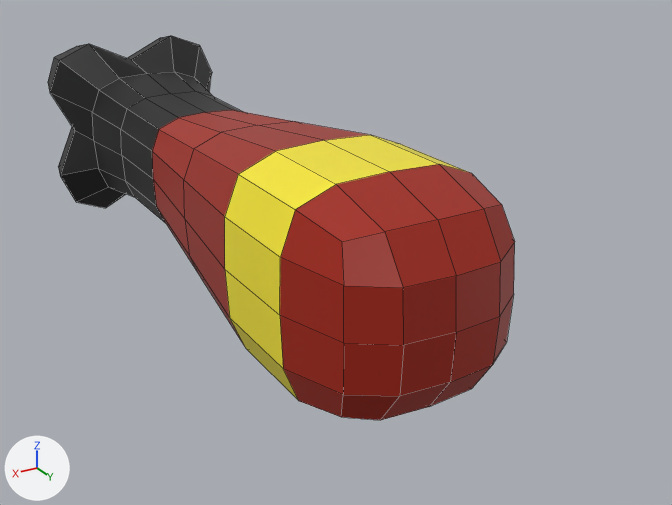
Renders of the FBX model Assets/Models/Rocket.fbx from each side of a commit.
Camera for both pictures: a 50 mm lens placed at (0.531, 1.151, 0.444), pointed at (-0.059, 0.167, -0.048). The lights are fixed; the arrows at lower left show +X, +Y and +Z. Mesh edges are drawn as thin lines. Where no turn or scale is listed for an object, it has been applied to the vertices.

Objects in the first picture: 'Rocket'.
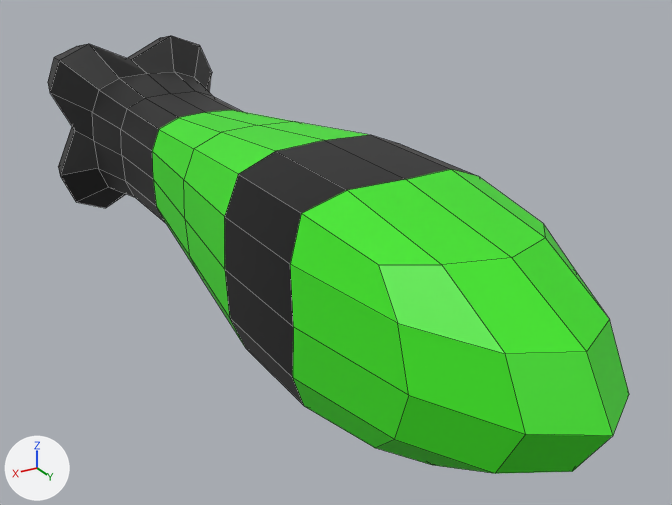
The change, as a list of edits to the scene's bpy script:
```text
Add mat_accentmaterial:
    mat_accentmaterial = principled_material('AccentMaterial')
    mat_accentmaterial.base_color = (0.0474, 0.8, 0.0131)  # green #3de71e
Change me_cube_001:
    used by ob_rocket; location = (0.0, 0.0, 0.0)
    remove me_cube_001.from_pydata(...)  # 170 vertices, 168 faces; spans x -0.148..0.148, y -0.496..0.5, z -0.148..0.148
    add me_cube_001.from_pydata(...)  # 170 vertices, 168 faces; spans x -0.148..0.148, y -0.496..0.711, z -0.148..0.148
    me_cube_001 part 1: 41 of 170 vertices moved; they spanned x -0.134..0.134, y 0.373..0.5, z -0.134..0.134 and now span x -0.134..0.134, y 0.386..0.711, z -0.134..0.134; mean shift (0.0, 0.08, 0.0); largest move (0.0, 0.5, 0.0) -> (0.0, 0.711, 0.0)
    me_cube_001 part 2: 16 kept faces spanning x -0.134..0.134, y 0.239..0.405, z -0.134..0.134 get new texture (UV) coordinates
    me_cube_001 part 3: 64 faces spanning x -0.134..0.134, y -0.112..0.711, z -0.134..0.134 switch from mat_standardmaterial (picture img_colorpallete_png) to mat_accentmaterial (green #3de71e)
```

Where the change shows, as pixel boxes [x1, y1, x2, y2] in the pictures (672 x 505 px; the box of a moved part takes in the faces that stretch with it):
'Rocket', reshaped (24% wider, 14% taller)
    before: [48, 36, 515, 420]
    after: [48, 36, 629, 474]
part 1 of me_cube_001, moved or reshaped
    before: [280, 164, 515, 420]
    after: [290, 169, 629, 474]
part 2 of me_cube_001, surface changed (yellow to black)
    both: [225, 135, 466, 400]
part 3 of me_cube_001, recoloured (red to green)
    both: [152, 110, 369, 347]
